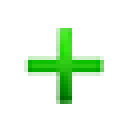
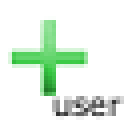
Revision of a layered 128 × 128 image; what changed, layer by layer:
added group "Add User" with 2 layers above "Add Admin" over [8, 16, 124, 120]
added layer "user" in group "Add User" over [52, 96, 124, 120]
added layer "add.png-Kopie #1" in group "Add User" over [8, 16, 88, 96]
hid "add.png" over [24, 24, 104, 104]
